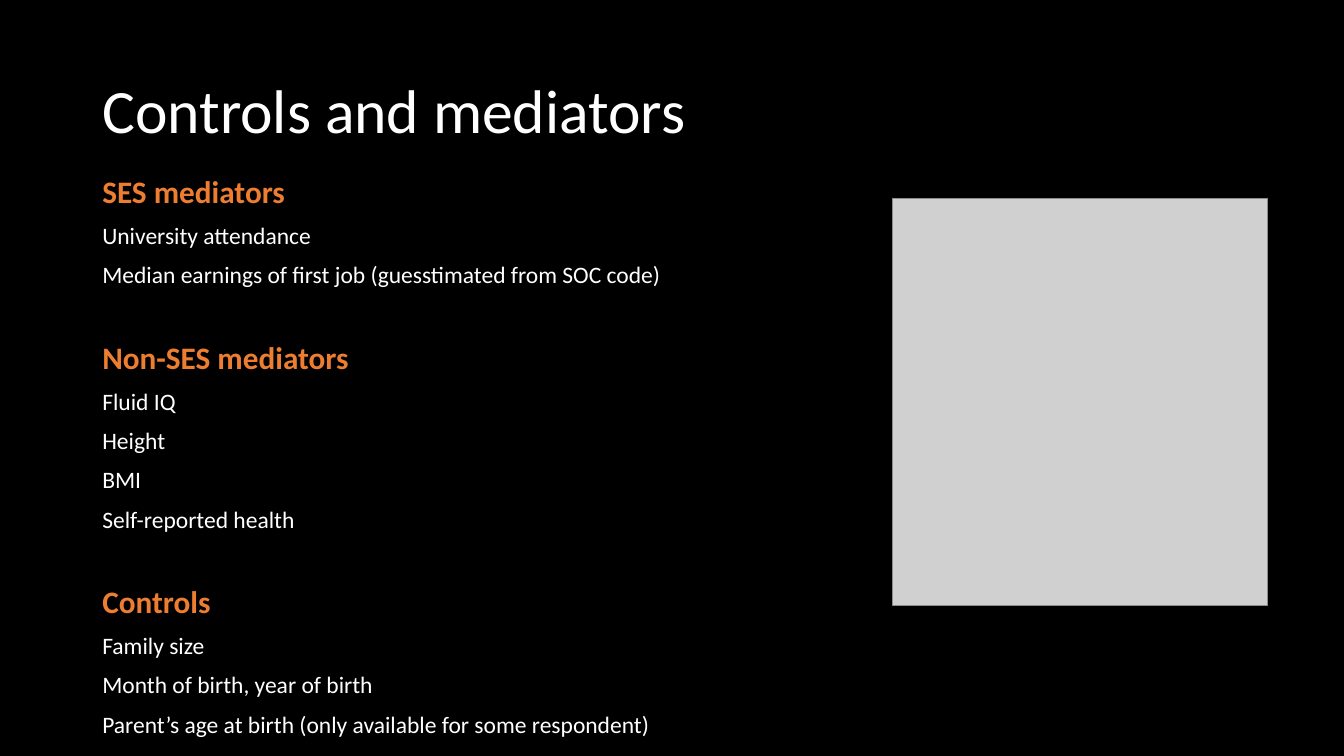
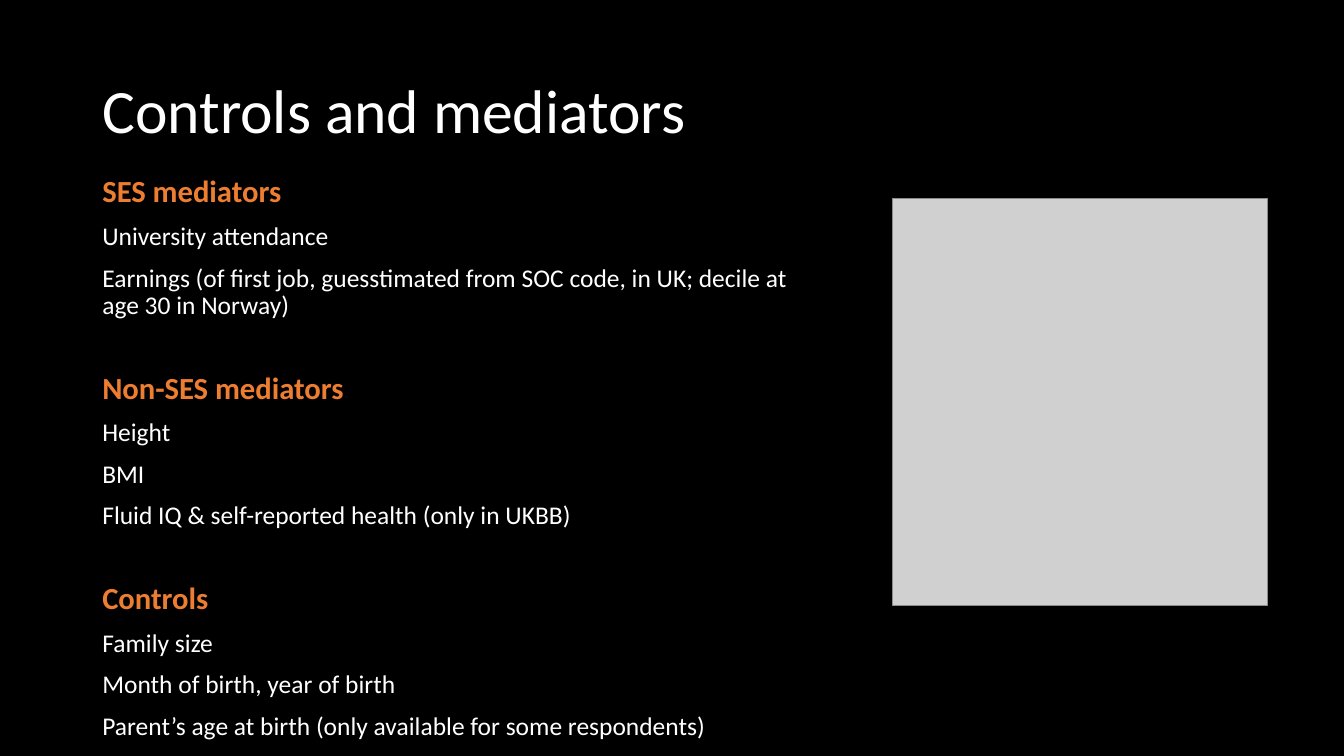
Before and after one commit to hughjonesd/trading-genetics, a slide deck: slide 15 of ESSGM Bologna 2023 presentation.pptx. Drawn at 1344x756 pixels with LibreOffice and Linux fonts; fonts in the diff are those of the drawing; grey boxes stand for pictures. Boxes give left, top, right and bottom in pixels: in the first picture for what was removed or moved away, otherwise in the second. Text is boxed around its words. In the diff, an @@ line names an element or a change of style, - is before the commit and + after.

```diff
--- a/ESSGM Bologna 2023 presentation.pptx
+++ b/ESSGM Bologna 2023 presentation.pptx
@@ text at (102,180,395,697): size 22.3 to 21.8 pt in "SES mediators", "Non-SES mediators", "Controls"; size 16.7 to 18.2 pt in "University attendance", "Height", "BMI", "Family size" and 1 more places @@
@@ text at (102,268,786,319): text changed; size 16.7 to 18.2 pt @@
-Median earnings of first job (guesstimated from SOC code)
+Earnings (of first job, guesstimated from SOC code, in UK; decile at age 30 in Norway)
@@ text at (102,393,176,413): paragraph removed @@
-Fluid IQ
@@ text at (102,505,570,528): text changed; size 16.7 to 18.2 pt @@
-Self-reported health
+Fluid IQ & self-reported health (only in UKBB)
@@ text at (102,716,705,740): text changed; size 16.7 to 18.2 pt @@
-Parent’s age at birth (only available for some respondent)
+Parent’s age at birth (only available for some respondents)
```
Also in this commit, not shown: 14 other slides changed, 4 slides added, 4 slides removed, 1 other file.
